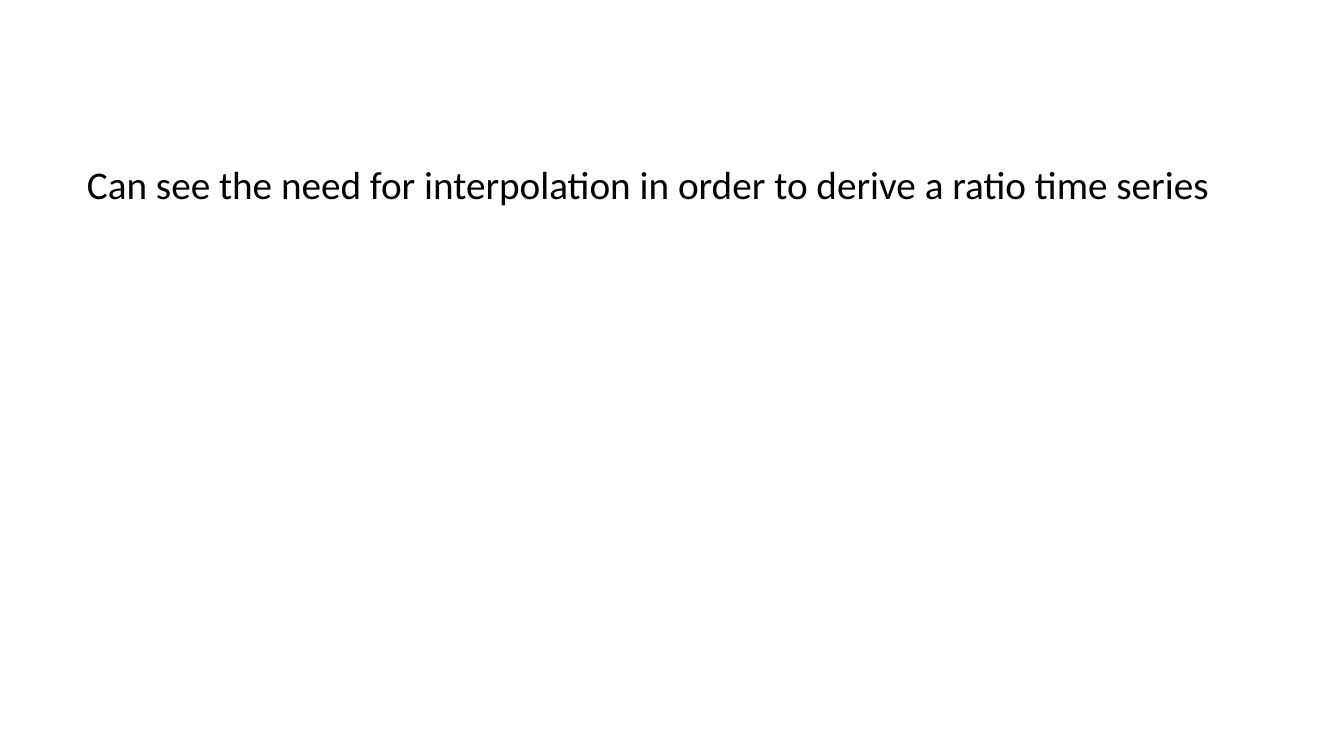
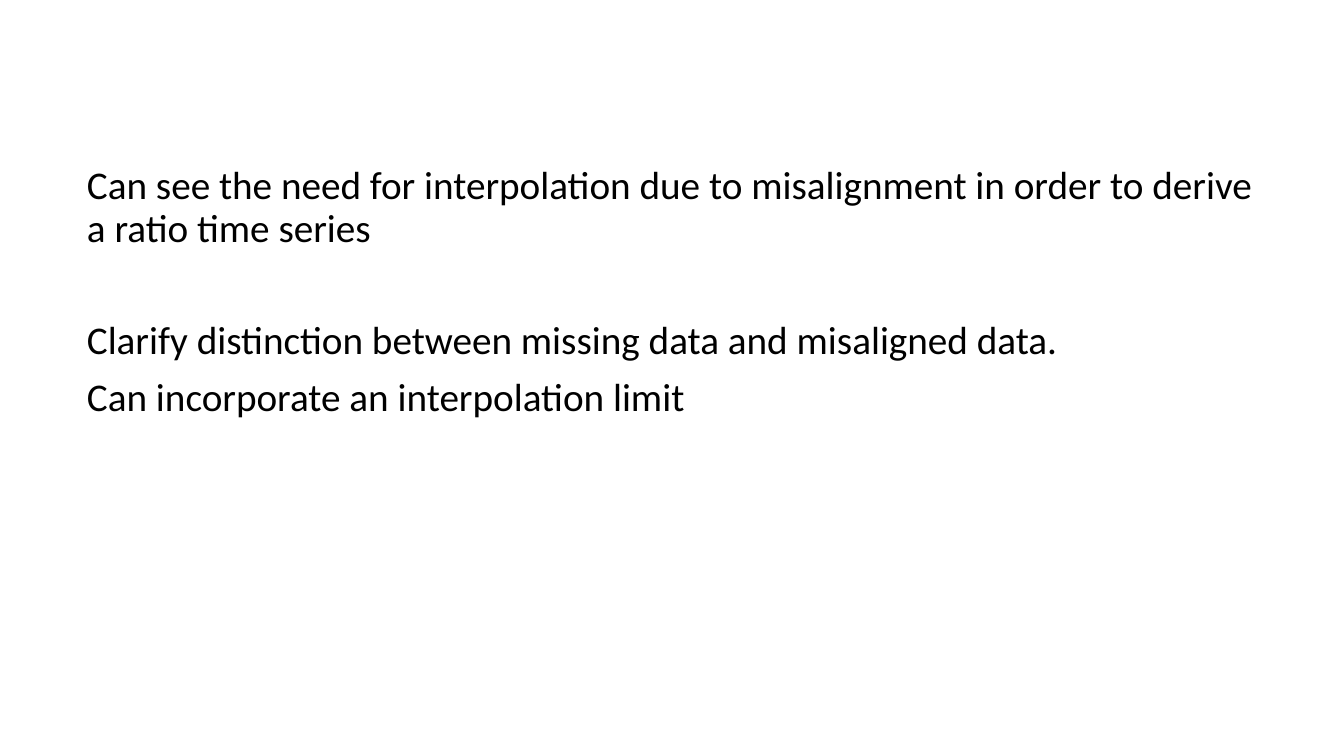
Before and after one commit to caitberry/atomic-clock, a slide deck: slide 7 of st-interp/clock-interpolation-pres-jan26.pptx. Drawn at 1344x756 pixels with LibreOffice and Linux fonts; fonts in the diff are those of the drawing; background and template pictures are left out. Boxes give left, top, right and bottom in pixels: in the first picture for what was removed or moved away, otherwise in the second. Text is boxed around its words. In the diff, an @@ line names an element or a change of style, - is before the commit and + after.

```diff
--- a/st-interp/clock-interpolation-pres-jan26.pptx
+++ b/st-interp/clock-interpolation-pres-jan26.pptx
@@ text at (x1=87, y1=171, x2=1251, y2=418): text changed @@
-Can see the need for interpolation in order to derive a ratio time series
+Can see the need for interpolation due to misalignment in order to derive a ratio time series
+Clarify distinction between missing data and misaligned data.
+Can incorporate an interpolation limit
```
Also in this commit, not shown: 2 other slides changed, 1 other file.
